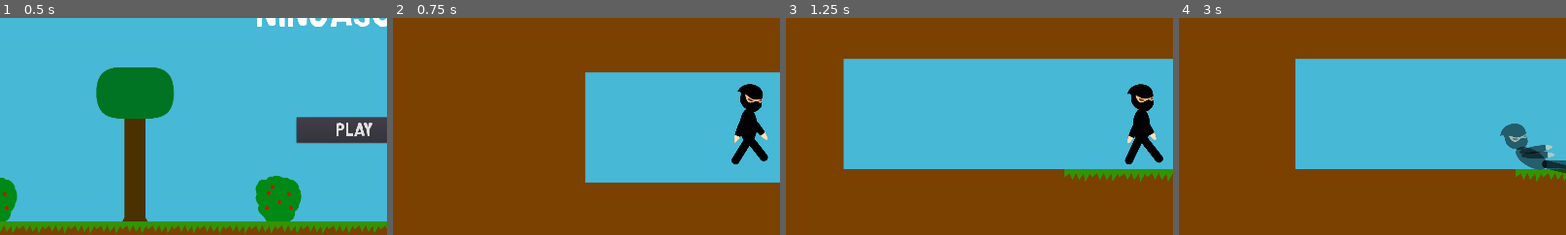
Above: before the commit, frames 1-4 (left to right).
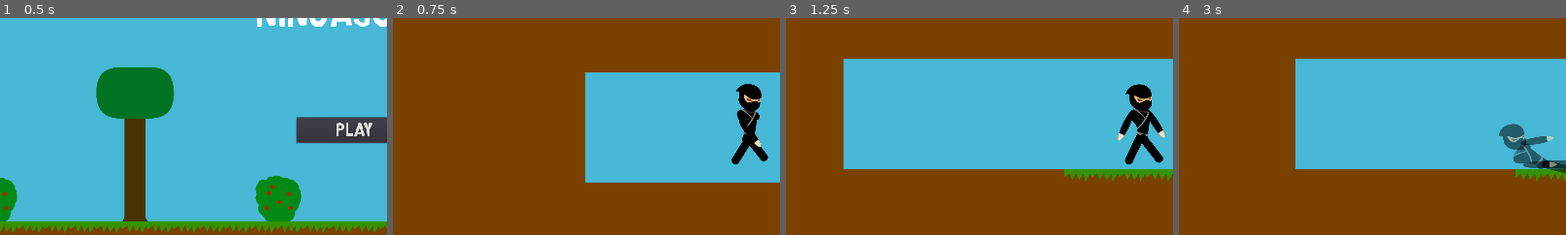
Above: after the commit, the same moments.

Repository: nathangranet/aoe_2020
Game: Godot game, scene res://scene/menu/MainMenu.tscn
The game is run twice, just before and just after one commit, with the same random seed, the same clock (stepped at 60 frames per second) and the same inputs.
Inputs:
- Up to frame 1 (0.5 s): no input
- Up to frame 2 (0.75 s): click "Play" at 0.5 s
- Up to frame 3 (1.25 s): no input
- Up to frame 4 (3 s): tap Down (movement_slide) at 1.35, 2.85 s; tap Up (movement_jump) at 1.52, 2.27 s; tap Right (movement_stealth) at 2.1 s
The pictures show only the part of the screen within x 4-54%, y 24-74%; the shares and areas given below are measured in that part.

Frame 1 is identical in both runs. In frame 2, 0.7% of the frame differs, in the area x 87-97%, y 30-60%; in frame 3, 1.0%; in frame 4, 1.1%, in the area x 82-98%, y 48-71%.

Commit message:
[MODIFY] character's body

Diff:
--- a/scene/game/bonom.tscn
+++ b/scene/game/bonom.tscn
@@ -351,13 +351,14 @@
 
 [node name="Head" type="Sprite" parent="Node2D"]
 position = Vector2( 2.50333, -60.2027 )
+z_index = 4
 texture = ExtResource( 2 )
-offset = Vector2( 0, -50 )
+offset = Vector2( -6, -50 )
 
 [node name="Arm1" type="Sprite" parent="Node2D"]
-position = Vector2( -8.00201, -44.5385 )
+position = Vector2( 6, -30 )
 texture = ExtResource( 4 )
-offset = Vector2( 0, 50 )
+offset = Vector2( 32, 60 )
 
 [node name="Leg1" type="Sprite" parent="Node2D"]
 position = Vector2( -3.78172, 38.1994 )
@@ -376,7 +377,7 @@
 [node name="Arm2" type="Sprite" parent="Node2D"]
 position = Vector2( -0.767601, -39.0398 )
 texture = ExtResource( 4 )
-offset = Vector2( 0, 50 )
+offset = Vector2( -36, 56 )
 
 [node name="AnimationPlayer" type="AnimationPlayer" parent="."]
 autoplay = "runing"
Binary file changed: ressource/character/body.png
